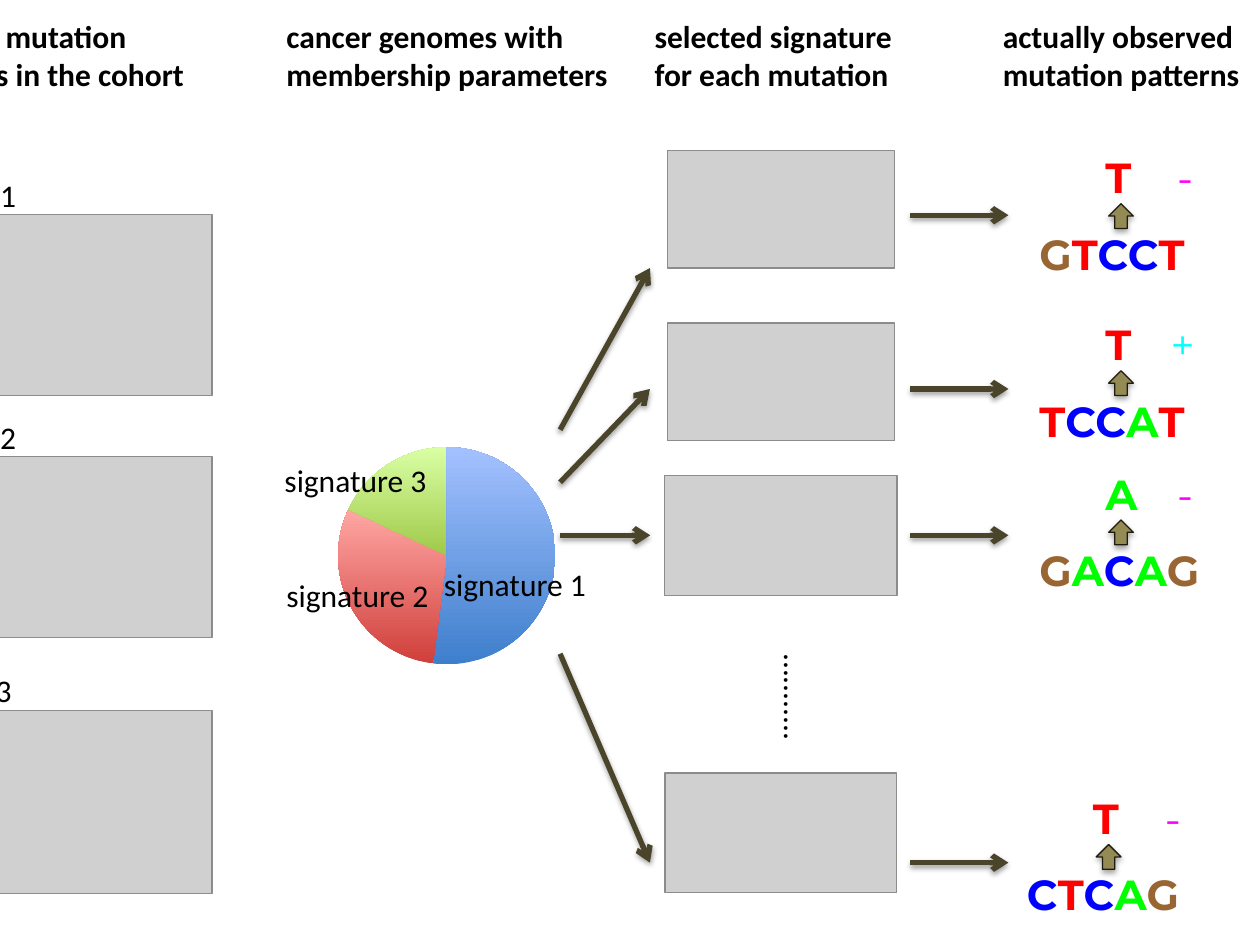
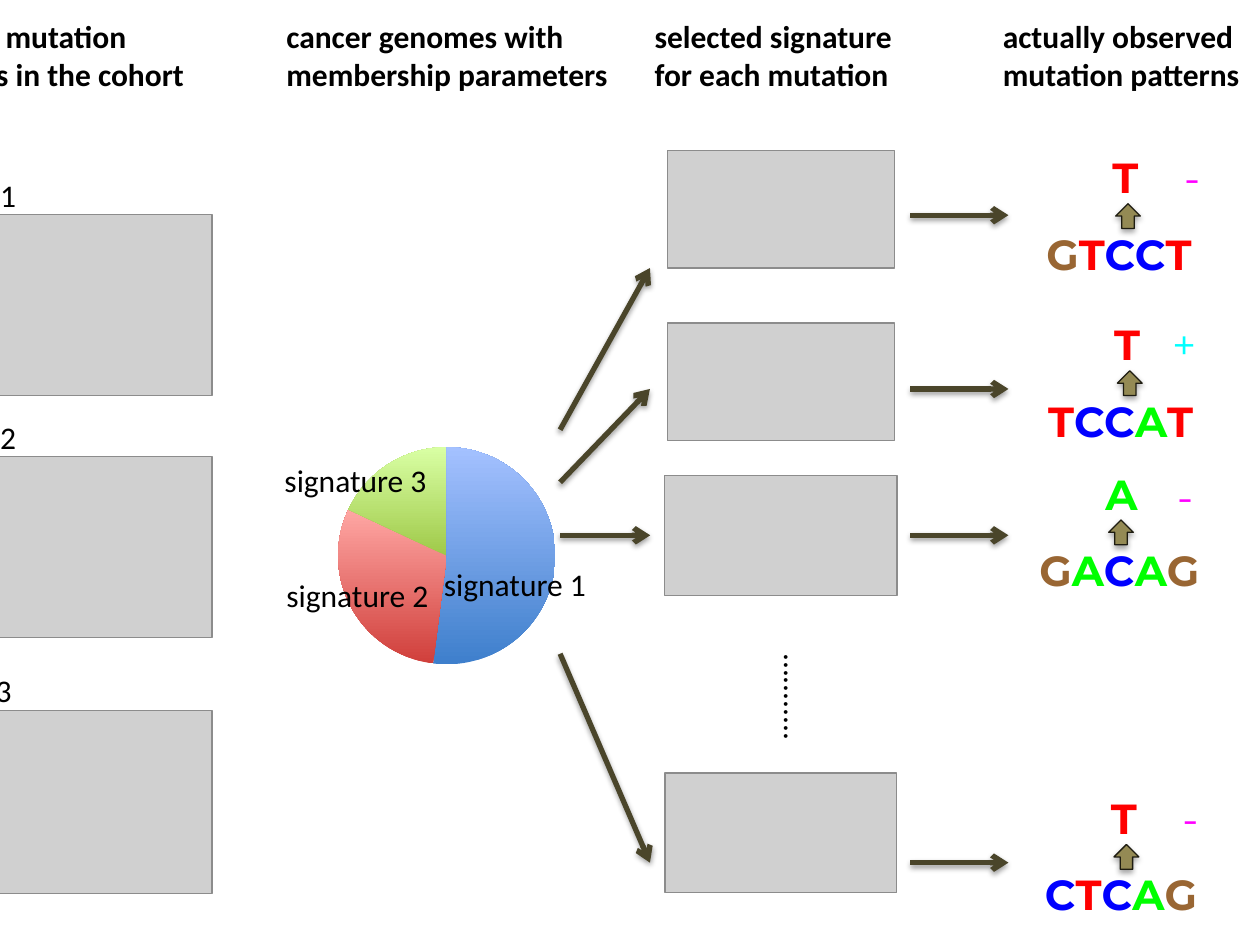
Before and after one commit to friend1ws/pmsignature_paper, a slide deck: slide 1 of figure/methodOverview/methodOverview.pptx. Drawn at 1260x945 pixels with LibreOffice and Linux fonts; fonts in the diff are those of the drawing; grey boxes stand for pictures. Boxes give left, top, right and bottom in pixels: in the first picture for what was removed or moved away, otherwise in the second. Text is boxed around its words. In the diff, an @@ line names an element or a change of style, - is before the commit and + after.

```diff
--- a/figure/methodOverview/methodOverview.pptx
+++ b/figure/methodOverview/methodOverview.pptx
@@ up arrow: place and size @@
-up arrow at bbox=[1109, 204, 1134, 229]
+up arrow at bbox=[1115, 204, 1140, 229]
@@ text "GTCCT": place and size @@
-text "GTCCT" at bbox=[1039, 228, 1184, 271]
+text "GTCCT" at bbox=[1046, 228, 1191, 271]
@@ 4 texts, 1 up arrow: place and size @@
-4 texts, 1 up arrow at bbox=[1039, 146, 1203, 438]
+4 texts, 1 up arrow at bbox=[1048, 146, 1211, 438]
@@ 3 texts, 1 up arrow: place and size @@
-3 texts, 1 up arrow at bbox=[1027, 786, 1192, 911]
+3 texts, 1 up arrow at bbox=[1045, 786, 1210, 911]
```
Also in this commit, not shown: 14 other files.
